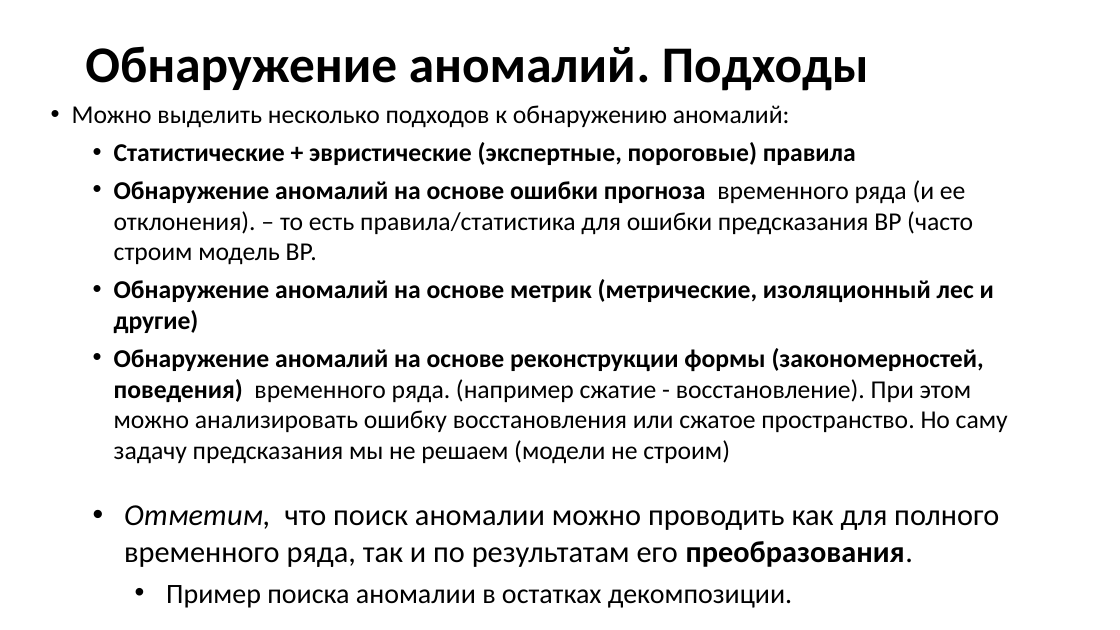
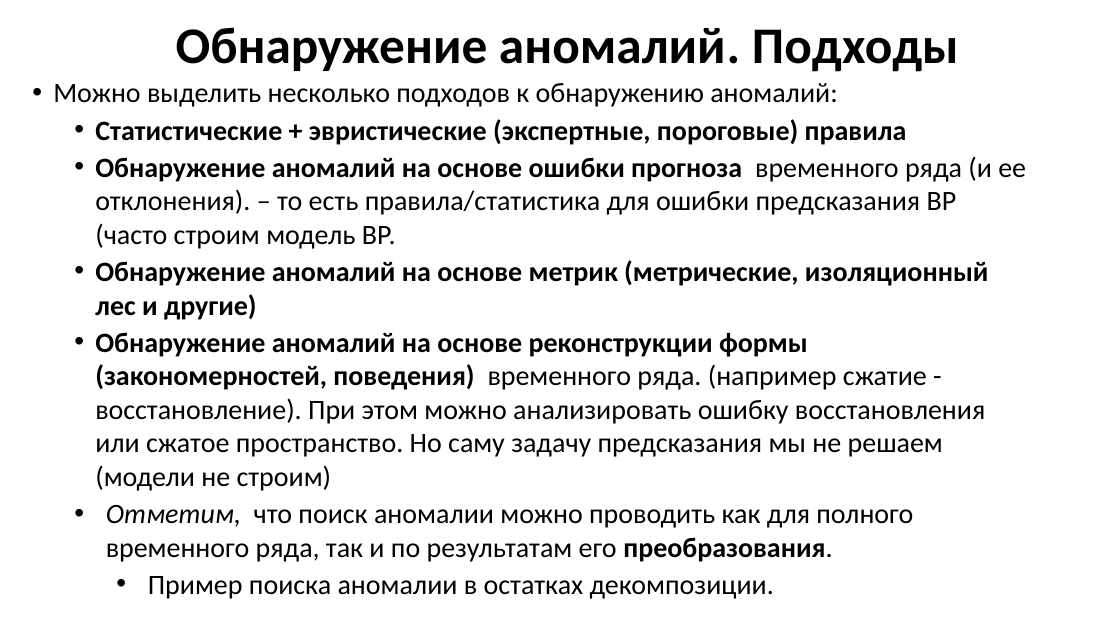
Before and after one commit to MVRonkin/TimeSeriesCourse, a slide deck: slide 10 of 2025/LEC/06-2 Обнаружение аномалий.pptx. Drawn at 1120x630 pixels with LibreOffice and Linux fonts; fonts in the diff are those of the drawing. Boxes give left, top, right and bottom in pixels: in the first picture for what was removed or moved away, otherwise in the second. Text is boxed around its words. In the diff, an @@ line names an element or a change of style, - is before the commit and + after.

```diff
--- a/2025/LEC/06-2 Обнаружение аномалий.pptx
+++ b/2025/LEC/06-2 Обнаружение аномалий.pptx
@@ title "Обнаружение аномалий. Подходы": place and size @@
-title "Обнаружение аномалий. Подходы" at box(85, 46, 869, 91)
+title "Обнаружение аномалий. Подходы" at box(176, 27, 959, 72)
@@ title "Обнаружение аномалий. Подходы" at box(176, 27, 959, 72): alignment left to centre @@
@@ text "Можно выделить несколько подходов к ...": place and size @@
-text "Можно выделить несколько подходов к ..." at box(72, 105, 1008, 567)
+text "Можно выделить несколько подходов к ..." at box(53, 83, 1026, 599)
@@ text "Можно выделить несколько подходов к ..." at box(53, 83, 1026, 599): size 22 to 24 pt in "Можно выделить несколько подходов к обнаружению аномалий:", "Статистические + эвристические (экспертные, пороговые) прави ...", "Обнаружение аномалий на основе ошибки прогноза временного ...", "Обнаружение аномалий на основе метрик (метрические, изоляцио ..." and 1 more places; size 26 to 24 pt in "Отметим, что поиск аномалии можно проводить как ..."; less space between paragraphs @@
```
Also in this commit, not shown: 10 other slides changed, 1 slide added, 12 other files.
